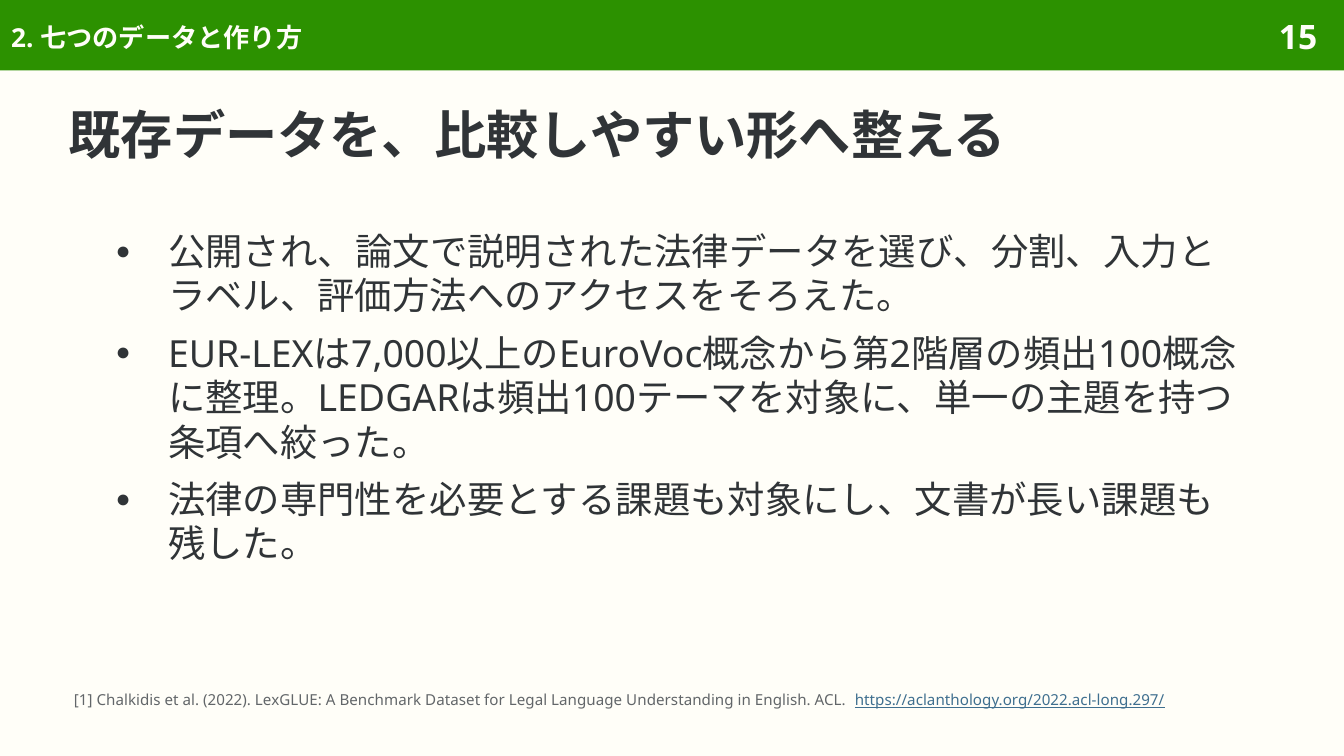
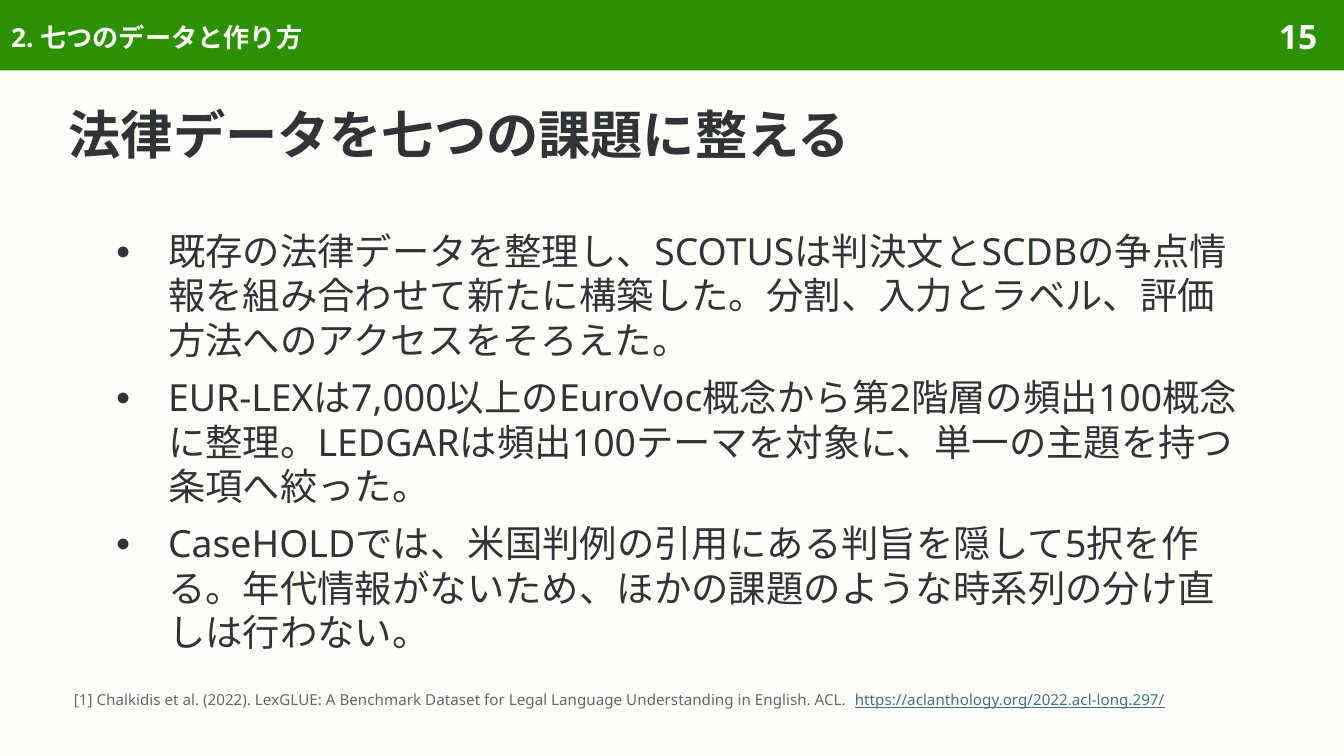
Before and after one commit to sasakiy84/datasets-in-10-minutes, a slide deck: slide 15 of slides/datasets-in-10-minutes-lexglue.pptx. Drawn at 1344x756 pixels with LibreOffice and Linux fonts; fonts in the diff are those of the drawing. Boxes give left, top, right and bottom in pixels: in the first picture for what was removed or moved away, otherwise in the second. Text is boxed around its words. In the diff, an @@ line names an element or a change of style, - is before the commit and + after.

```diff
--- a/slides/datasets-in-10-minutes-lexglue.pptx
+++ b/slides/datasets-in-10-minutes-lexglue.pptx
@@ title at (69, 108, 850, 159): text changed @@
-既存データを、比較しやすい形へ整える
+法律データを七つの課題に整える
@@ text at (168, 233, 1227, 357): text changed @@
-● 公開され、論文で説明された法律データを選び、分割、入力とラベル、評価方法へのアクセスをそろえた。
+● 既存の法律データを整理し、SCOTUSは判決文とSCDBの争点情報を組み合わせて新たに構築した。分割、入力とラベル、評価方法へのアクセスをそろえた。
@@ text at (168, 525, 1215, 649): text changed @@
-● 法律の専門性を必要とする課題も対象にし、文書が長い課題も残した。
+● CaseHOLDでは、米国判例の引用にある判旨を隠して5択を作る。年代情報がないため、ほかの課題のような時系列の分け直しは行わない。
```
Also in this commit, not shown: 41 other slides changed, 8 slides removed, 44 other files.
